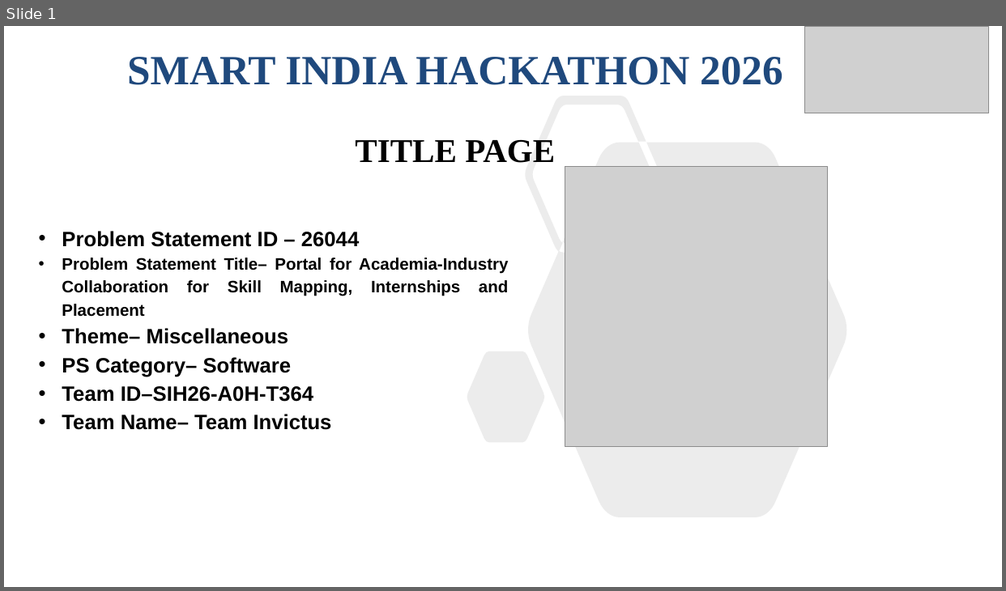
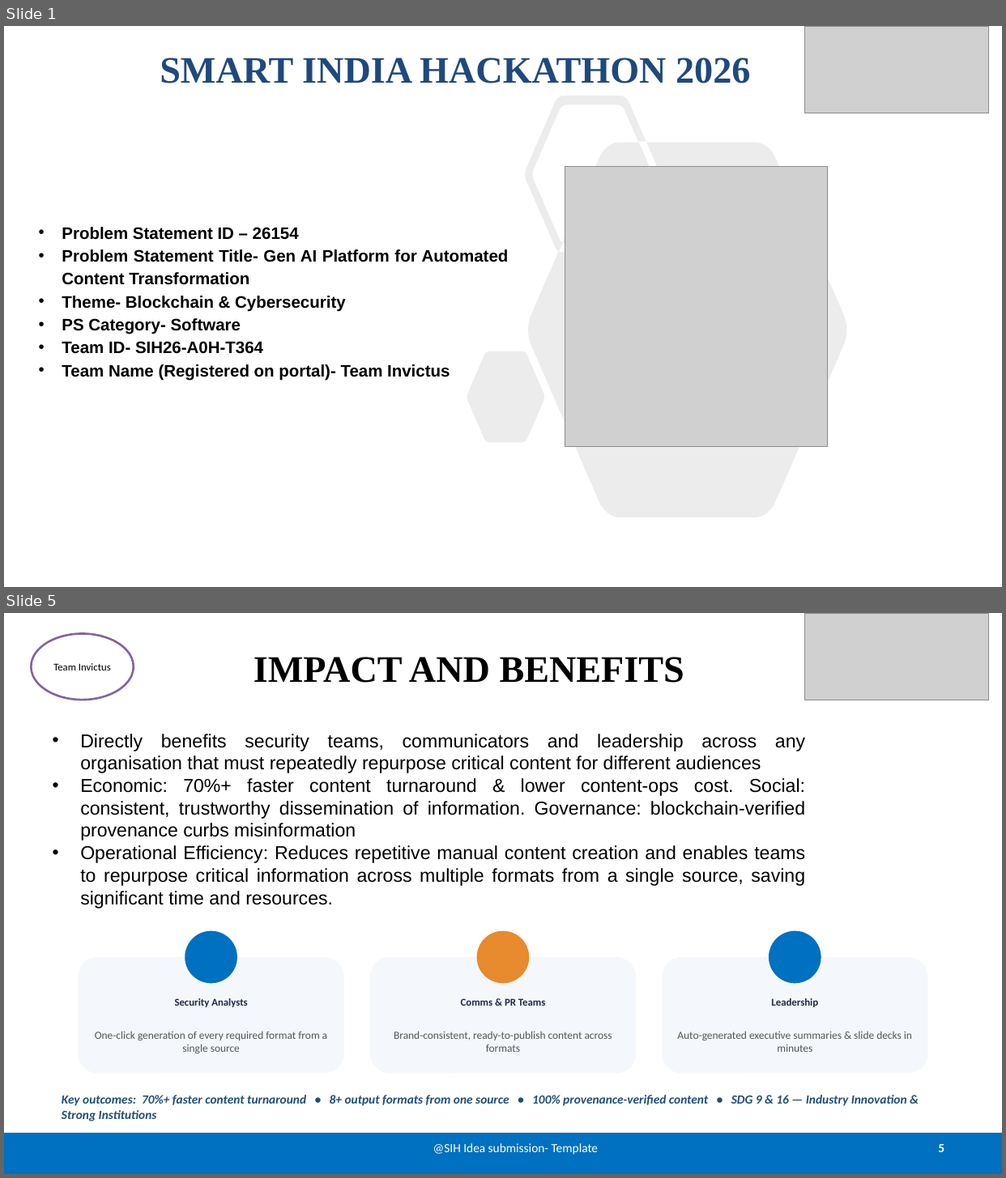
Before and after one commit to NehaD-2896/SIH26-A0H-T364, a slide deck: share/SIH26-A0H-T364_Presentation.pptx. Shown one above the other, each under a label of ours: slide 1 before the commit, slides 1 and 5 after it; the slides between them are not shown. The pictures are 1006x591 and 1006x1178 pixels, drawn with LibreOffice and Linux fonts; fonts in the diff are those of the drawing; grey boxes stand for pictures. Boxes give left, top, right and bottom in pixels: in the first picture for what was removed or moved away, otherwise in the second. Text is boxed around its words. In the diff, an @@ line names an element or a change of style, - is before the commit and + after.

```diff
--- a/share/SIH26-A0H-T364_Presentation.pptx
+++ b/share/SIH26-A0H-T364_Presentation.pptx
@@ slide 5 added at [4,613,1002,1174], background #FFFFFF @@
@@ ellipse added at [31,634,134,700], fill #FFFFFF, outline #8064A2 2 pt, 10 pt, text #000000 @@
+Team Invictus
@@ picture added at [805,613,989,700] @@
@@ title added at [253,657,684,683], 36 pt, text #000000, bold @@
+IMPACT AND BENEFITS
@@ text added at [80,734,805,909], 18 pt, text #000000 @@
+• Directly benefits security teams, communicators and leadership across any organisation that must repeatedly repurpose critical content for different audiences
+• Economic: 70%+ faster content turnaround & lower content-ops cost. Social: consistent, trustworthy dissemination of information. Governance: blockchain-verified provenance curbs misinformation
+• Operational Efficiency: Reduces repetitive manual content creation and enables teams to repurpose critical information across multiple formats from a single source, saving significant time and resources.
@@ ellipse added at [185,931,237,983], fill #0070C0 @@
@@ ellipse added at [477,931,530,983], fill #E88A2E @@
@@ ellipse added at [769,931,821,983], fill #0070C0 @@
@@ rounded rectangle added at [78,957,344,1073], fill #F4F7FB @@
@@ rounded rectangle added at [370,957,636,1073], fill #F4F7FB @@
@@ rounded rectangle added at [662,957,928,1073], fill #F4F7FB @@
@@ text added at [175,999,248,1007], 10 pt, text #1E2A4A, bold @@
+Security Analysts
@@ text added at [461,999,546,1006], 10 pt, text #1E2A4A, bold @@
+Comms & PR Teams
@@ text added at [771,999,818,1007], 10 pt, text #1E2A4A, bold @@
+Leadership
@@ text added at [95,1031,327,1054], 10.5 pt, text #555555 @@
+One-click generation of every required format from a single source
@@ text added at [394,1031,612,1052], 10.5 pt, text #555555 @@
+Brand-consistent, ready-to-publish content across formats
@@ text added at [677,1031,912,1052], 10.5 pt, text #555555 @@
+Auto-generated executive summaries & slide decks in minutes
@@ text added at [62,1095,907,1122], 12 pt, text #1F4E79, bold, italic @@
+Key outcomes: 70%+ faster content turnaround • 8+ output formats from one source • 100% provenance-verified content • SDG 9 & 16 — Industry Innovation & Strong Institutions
@@ rectangle added at [4,1133,1002,1174], fill #0070C0 @@
@@ text added at [433,1144,599,1155], 12 pt, text #FFFFFF @@
+@SIH Idea submission- Template
@@ page number added at [938,1144,944,1152], 12 pt, text #FFFFFF, bold @@
+5
@@ slide 1 changed as well @@
@@ title "SMART INDIA HACKATHON 2026" at [160,58,750,84]: size 40 to 36 pt @@
@@ subtitle removed at [355,139,555,163] @@
-TITLE PAGE
@@ text at [62,227,509,380]: text changed; size 20 to 16 pt @@
-• Problem Statement ID – 26044
-• Problem Statement Title– Portal for Academia-Industry Collaboration for Skill Mapping, Internships and Placement
-• Theme– Miscellaneous
-• PS Category– Software
-• Team ID–SIH26-A0H-T364
-• Team Name– Team Invictus
+• Problem Statement ID – 26154
+• Problem Statement Title- Gen AI Platform for Automated Content Transformation
+• Theme- Blockchain & Cybersecurity
+• PS Category- Software
+• Team ID- SIH26-A0H-T364
+• Team Name (Registered on portal)- Team Invictus
```
Also in this commit, not shown: 1 other slide changed, 3 other slides added, 4 slides removed.
